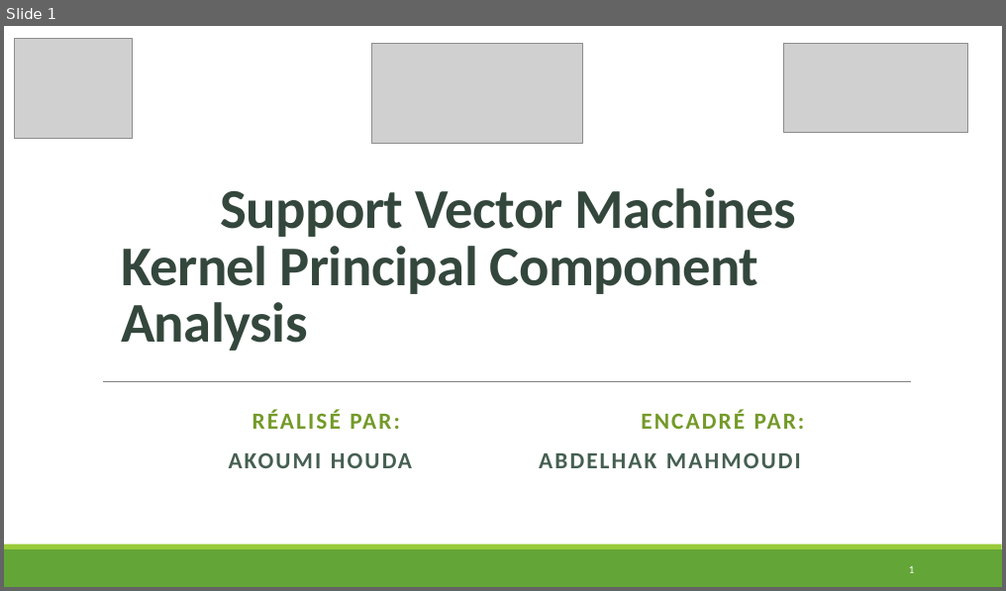
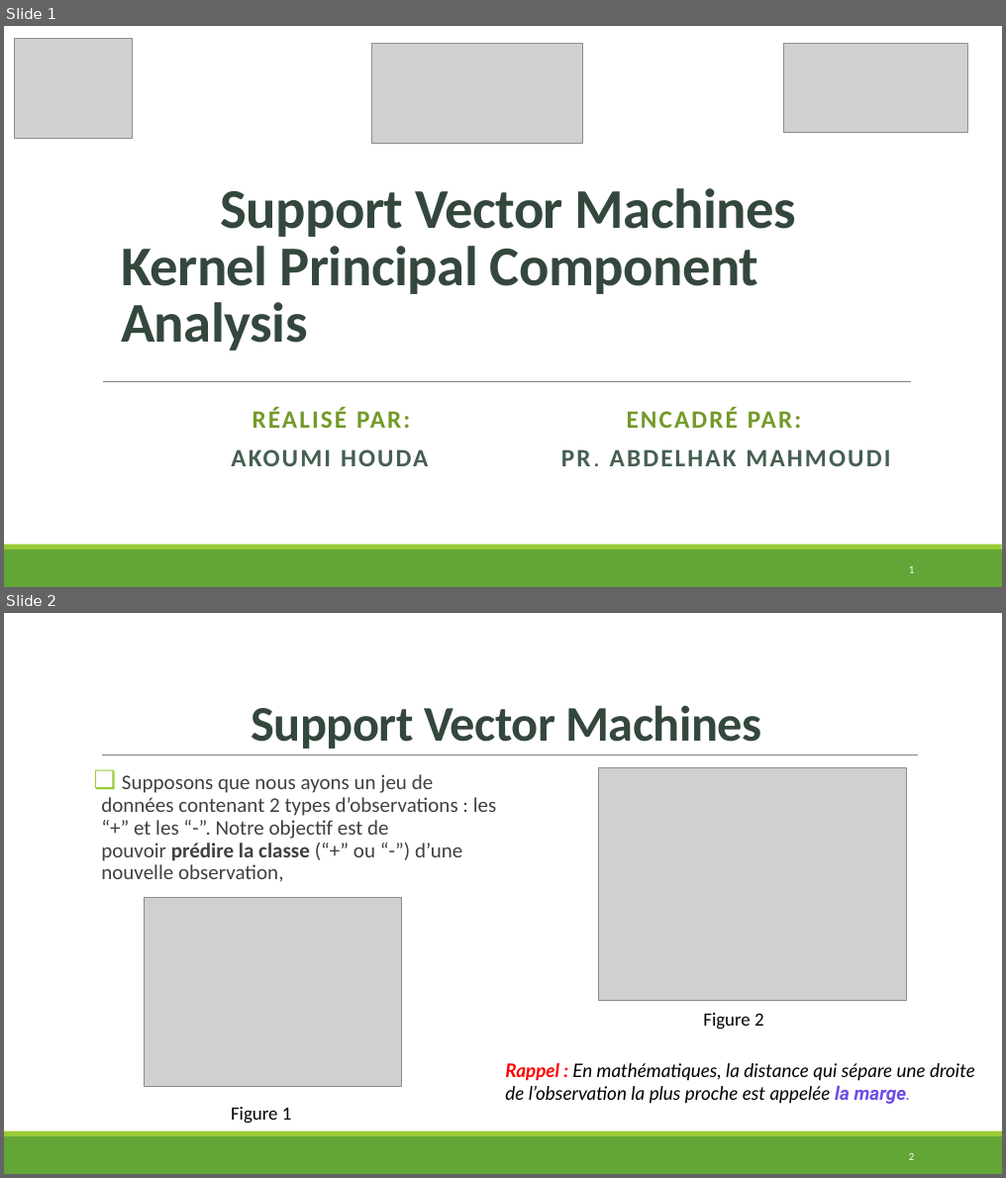
Before and after one commit to HOU-D/Machine-learning-project-, a slide deck: ML_AKOUMI HOUDA.pptx. Shown one above the other, each under a label of ours: slide 1 before the commit, slides 1 and 2 after it. The pictures are 1006x591 and 1006x1178 pixels, drawn with LibreOffice and Linux fonts; fonts in the diff are those of the drawing; grey boxes stand for pictures. Boxes give left, top, right and bottom in pixels: in the first picture for what was removed or moved away, otherwise in the second. Text is boxed around its words. In the diff, an @@ line names an element or a change of style, - is before the commit and + after.

```diff
--- a/ML_AKOUMI HOUDA.pptx
+++ b/ML_AKOUMI HOUDA.pptx
@@ slide 2 added at <box>4,613,1002,1174</box>, background #FFFFFF; not listed: 2 template elements that a slide beside it also shows @@
@@ title added at <box>251,705,761,749</box>, 48 pt, text #34473D, bold @@
+Support Vector Machines
@@ line added from (102, 756) to (918, 756), #808080 0.5 pt @@
@@ text added at <box>101,774,496,882</box>, 20 pt, text #404040 @@
+❑ Supposons que nous ayons un jeu de données contenant 2 types d’observations : les “+” et les “-”. Notre objectif est de pouvoir prédire la classe (“+” ou “-”) d’une nouvelle observation,
@@ picture added at <box>599,768,907,1001</box> @@
@@ picture added at <box>144,897,402,1087</box> @@
@@ text added at <box>703,1013,764,1030</box>, 18 pt, text #000000 @@
+Figure 2
@@ text added at <box>505,1063,975,1104</box>, 18 pt, text #000000, italic @@
+Rappel : En mathématiques, la distance qui sépare une droite de l’observation la plus proche est appelée la marge.
@@ text added at <box>231,1107,292,1124</box>, 18 pt, text #000000 @@
+Figure 1
@@ page number added at <box>909,1154,915,1160</box>, 10.5 pt, text #FFFFFF @@
+2
@@ slide 1 changed as well @@
@@ subtitle at <box>252,408,801,428</box>: size 22.2 to 24 pt in "RÉALISÉ PAR: ENCADRÉ PAR:"; line spacing 0.9 to 0.8 @@
@@ subtitle at <box>231,450,890,467</box>: text changed; size 22.2 to 24 pt @@
-AKOUMI HOUDA ABDELHAK MAHMOUDI
+AKOUMI HOUDA PR. ABDELHAK MAHMOUDI
```
Also in this commit, not shown: 3 other slides changed, 5 other slides added, 6 slides removed.
